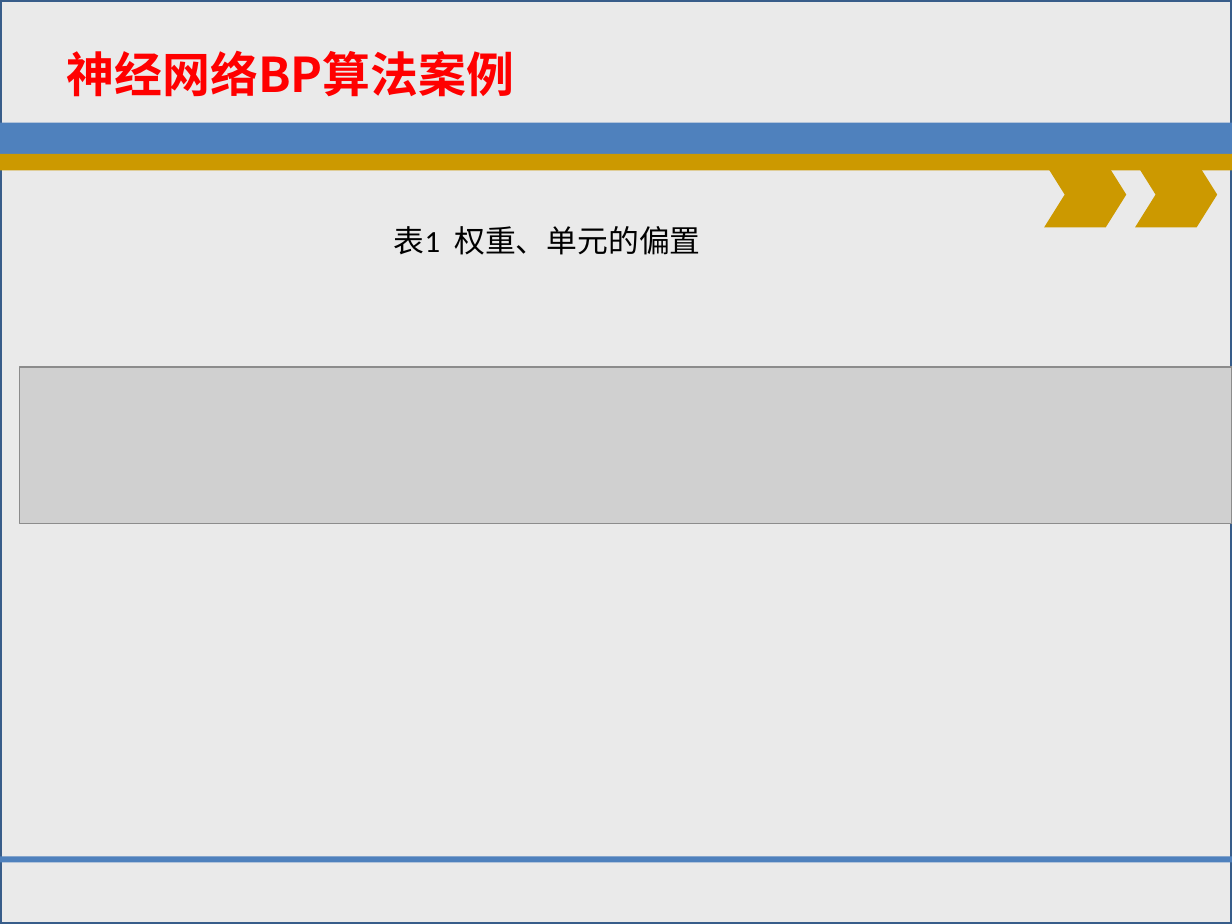
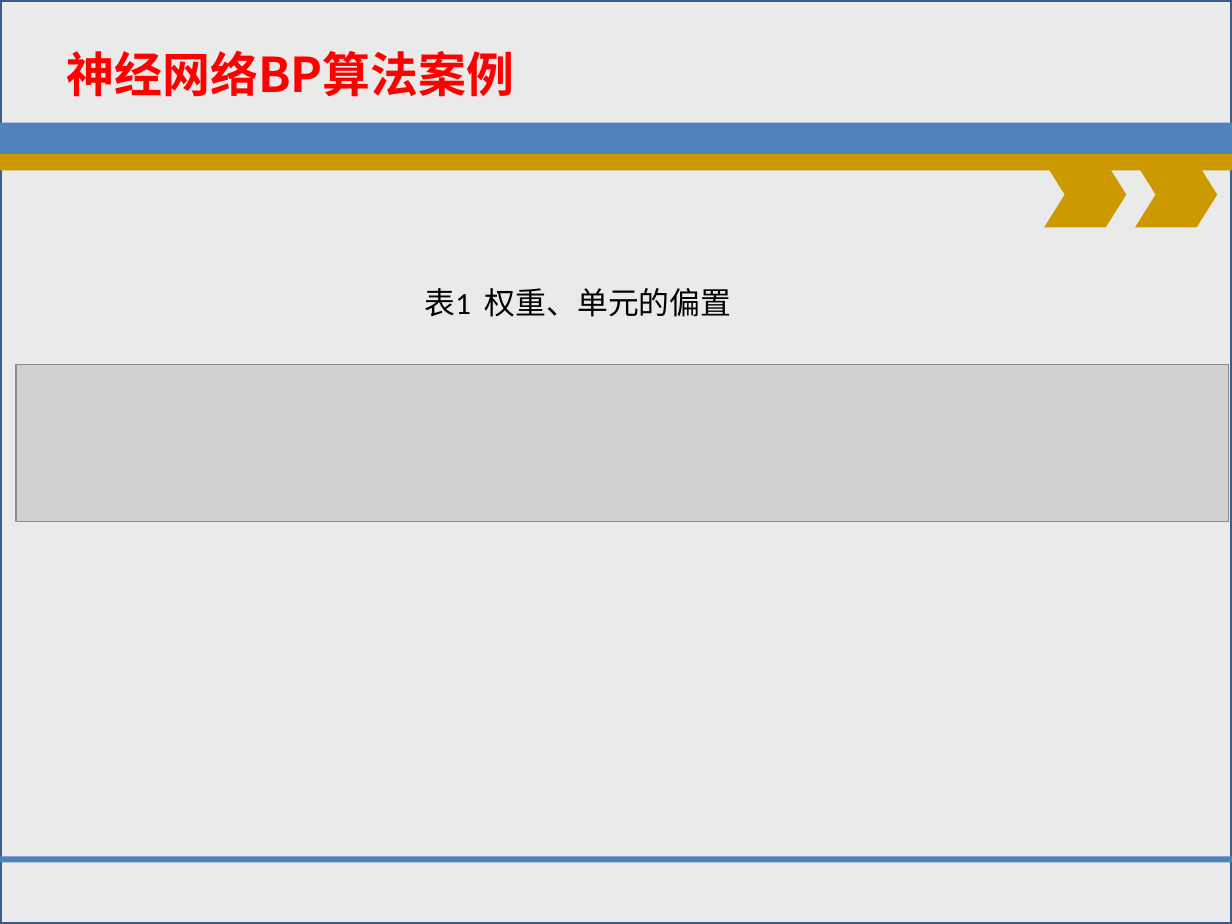
Before and after one commit to shfkuang/shfkuang.github.io, a slide deck: slide 16 of dm2019/dmch63.ppt. Drawn at 1232x924 pixels with LibreOffice and Linux fonts; fonts in the diff are those of the drawing; grey boxes stand for pictures; background and template pictures are left out. Boxes give left, top, right and bottom in pixels: in the first picture for what was removed or moved away, otherwise in the second. Text is boxed around its words. In the diff, an @@ line names an element or a change of style, - is before the commit and + after.

```diff
--- a/dm2019/dmch63.ppt
+++ b/dm2019/dmch63.ppt
@@ text "表1 权重、单元的偏置": place and size @@
-text "表1 权重、单元的偏置" at [394, 226, 700, 255]
+text "表1 权重、单元的偏置" at [425, 288, 731, 317]
@@ picture: place and size @@
-picture at [20, 367, 1232, 524]
+picture at [16, 365, 1228, 521]
```
Also in this commit, not shown: 11 other slides changed, 1 slide added, 1 other file.
